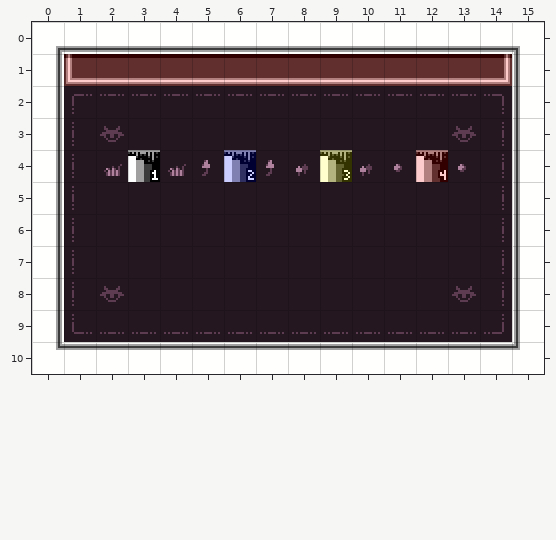
Tiled map -- art/rooms/HubWarpChamber.tmx. That is the earlier state.
Cells are 16x16 px. Shown: x 0..15, y 0..10.
After:
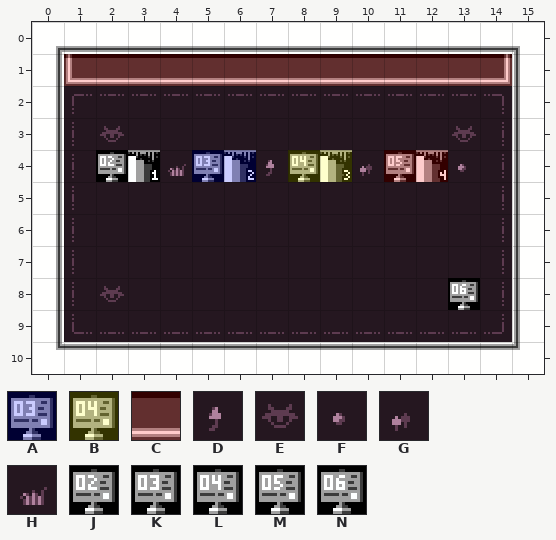
Key: from "Attributes": A 1, B 2, C 3; from "DiscoFloorTiles": D 7 "floor", E 16 "floor", F 22 "floor", G 24 "floor", H 25 "floor"; from "SignTiles": J 2 "sign", K 3 "sign", L 4 "sign", M 5 "sign", N 6 "sign".
_ is an empty cell.
See-through tiles are keyed as they look on the map.
Message: Add signs! A BUNCH of signs! Random signs for shops, yes!
Difference:
Layer "Base":
y 4: x 2 H -> J; x 5 D -> K; x 8 G -> L; x 11 F -> M
y 8: x 13 E -> N
Layer "Attributes":
y 4: x 5 _ -> A; x 8 _ -> B; x 11 _ -> C
Pixel boxes of the changes (left, top, right, bottom) in both pictures:
changed: (96, 150, 128, 182)
changed: (192, 150, 224, 182)
changed: (288, 150, 320, 182)
changed: (384, 150, 416, 182)
changed: (448, 278, 480, 310)
